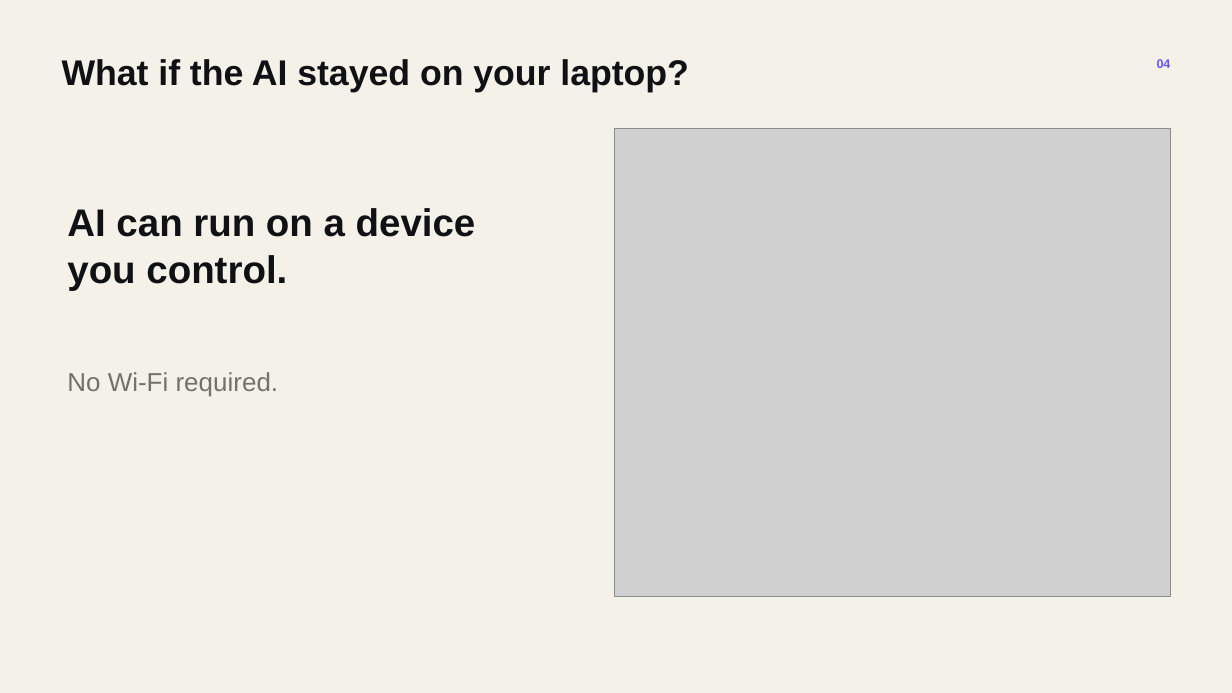
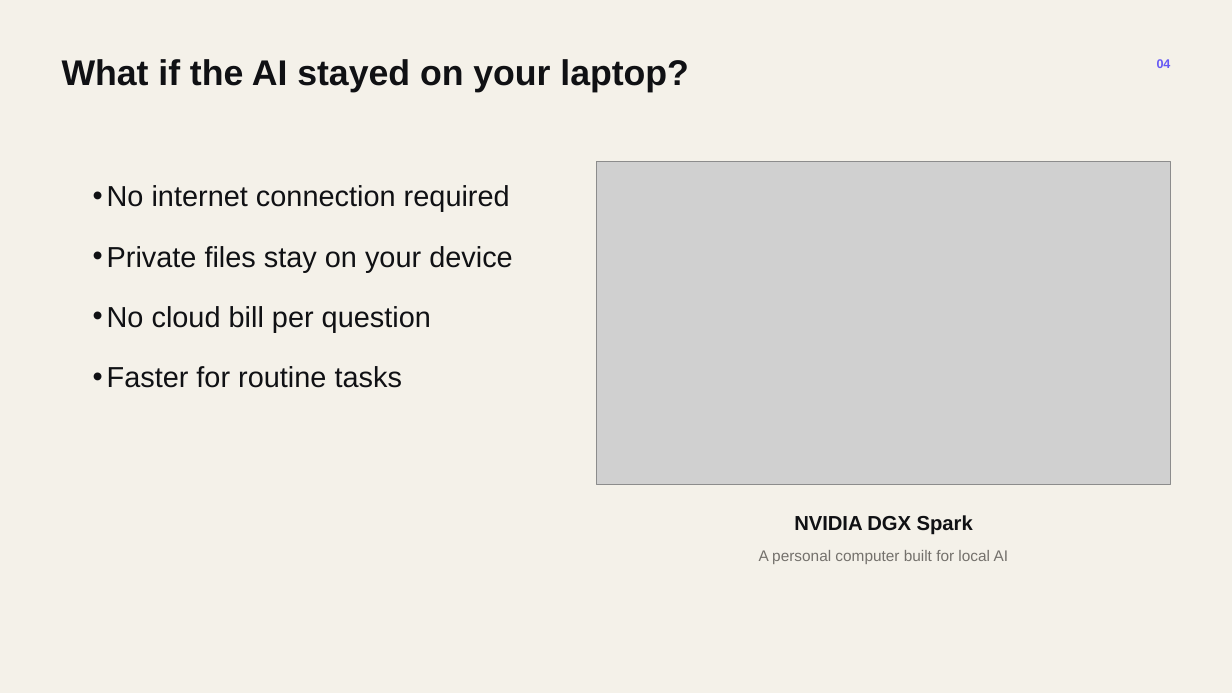
Before and after one commit to Nettspend666/fur-creator-seeding, a slide deck: slide 4 of outputs/presentations/Will AI Be Completely Free - Final.pptx. Drawn at 1232x693 pixels with LibreOffice and Linux fonts; fonts in the diff are those of the drawing; grey boxes stand for pictures. Boxes give left, top, right and bottom in pixels: in the first picture for what was removed or moved away, otherwise in the second. Text is boxed around its words. In the diff, an @@ line names an element or a change of style, - is before the commit and + after.

Commit message:
Revise local AI benefits slide

```diff
--- a/outputs/presentations/Will AI Be Completely Free - Final.pptx
+++ b/outputs/presentations/Will AI Be Completely Free - Final.pptx
@@ picture: place and size @@
-picture at (615, 129, 1171, 597)
+picture at (597, 162, 1170, 484)
@@ text removed at (67, 208, 476, 291) @@
-AI can run on a device you control.
@@ text added at (107, 185, 513, 388), 22.5 pt, text #101114 @@
+• No internet connection required
+• Private files stay on your device
+• No cloud bill per question
+• Faster for routine tasks
@@ text removed at (67, 372, 279, 397) @@
-No Wi-Fi required.
@@ text added at (794, 515, 973, 535), 15.8 pt, text #101114, bold @@
+NVIDIA DGX Spark
@@ text added at (759, 550, 1009, 564), 12 pt, text #74716C @@
+A personal computer built for local AI
```
Also in this commit, not shown: 1 other file.
